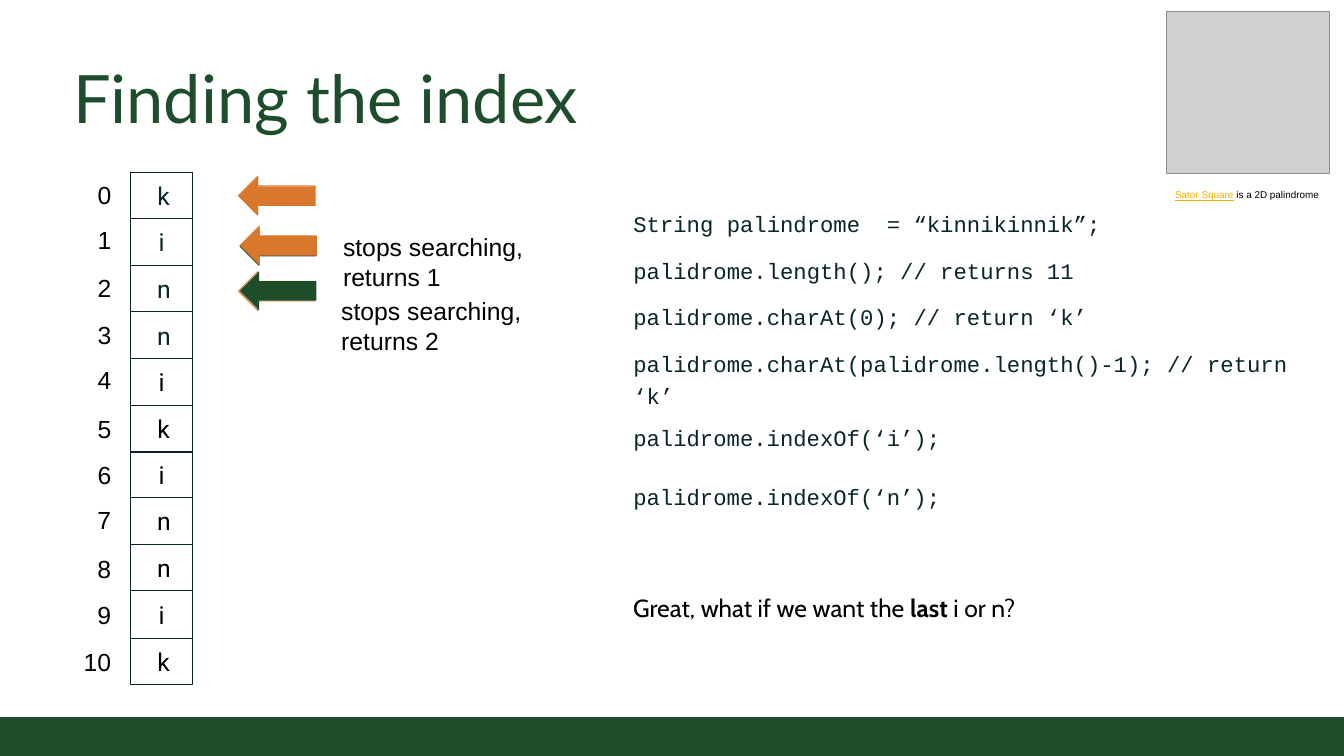
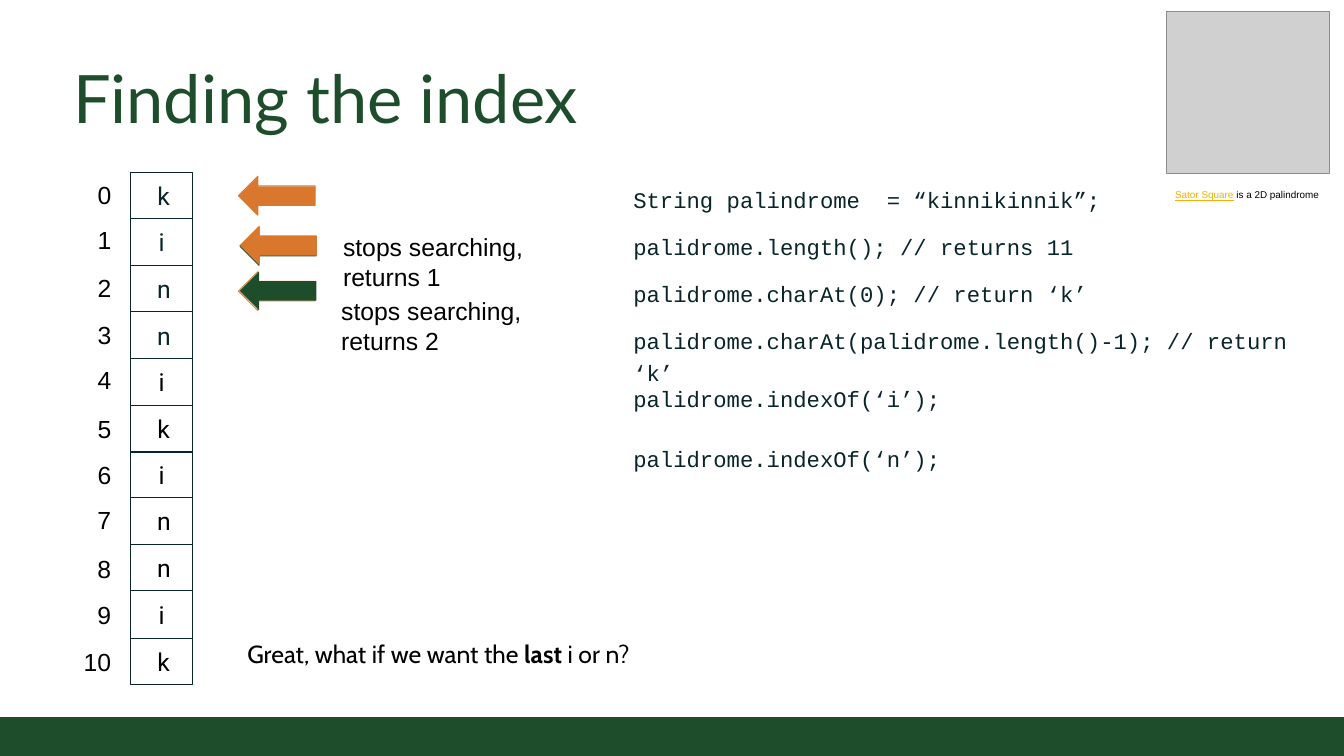
Before and after one commit to coloradostateuniversity/CSUCS1ClassExamples, a slide deck: slide 4 of slides/Online/2020/09 - String Manipulation.pptx. Drawn at 1344x756 pixels with LibreOffice and Linux fonts; fonts in the diff are those of the drawing; grey boxes stand for pictures; background and template pictures are left out. Boxes give left, top, right and bottom in pixels: in the first picture for what was removed or moved away, otherwise in the second. Text is boxed around its words. In the diff, an @@ line names an element or a change of style, - is before the commit and + after.

```diff
--- a/slides/Online/2020/09 - String Manipulation.pptx
+++ b/slides/Online/2020/09 - String Manipulation.pptx
@@ text "String palindrome = “kinnikinnik”;": place and size @@
-text "String palindrome = “kinnikinnik”;" at (633,216,1287,404)
+text "String palindrome = “kinnikinnik”;" at (633,192,1287,381)
@@ text "palidrome.indexOf(‘i’);": place and size @@
-text "palidrome.indexOf(‘i’);" at (633,430,940,451)
+text "palidrome.indexOf(‘i’);" at (633,391,940,412)
@@ text "palidrome.indexOf(‘n’);": place and size @@
-text "palidrome.indexOf(‘n’);" at (633,489,940,510)
+text "palidrome.indexOf(‘n’);" at (633,451,940,472)
@@ text "Great, what if we want ...": place and size @@
-text "Great, what if we want ..." at (633,598,1015,620)
+text "Great, what if we want ..." at (247,644,630,666)
```
Also in this commit, not shown: 6 other slides changed, 13 other files.
